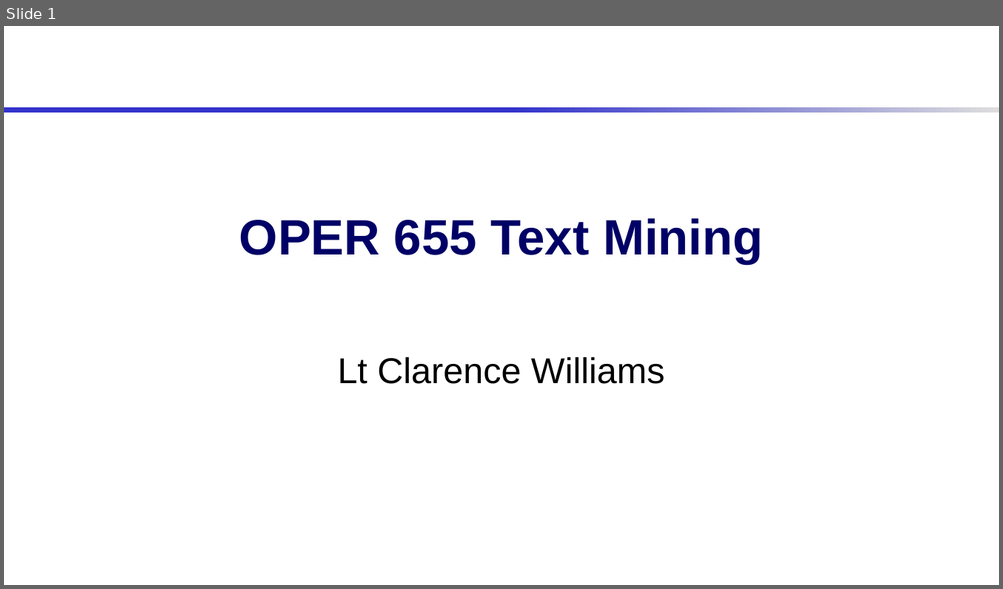
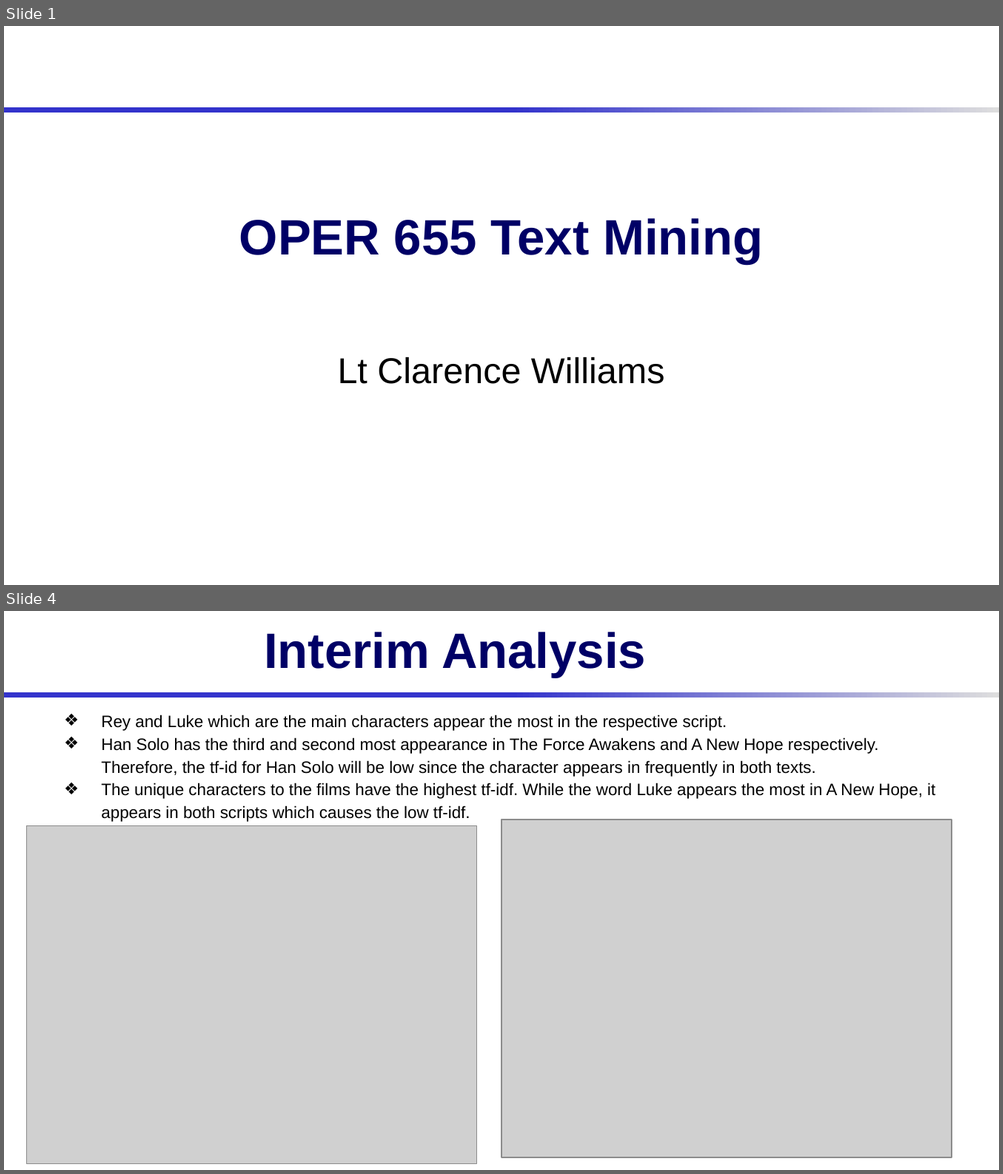
Before and after one commit to AFIT-R/oper655_fa2019, a slide deck: student_project_folders/oper655_fa2019_williams/IPR.pptx. Shown one above the other, each under a label of ours: slide 1 before the commit, slides 1 and 4 after it; the slides between them are not shown. The pictures are 1003x589 and 1003x1174 pixels, drawn with LibreOffice and Linux fonts; fonts in the diff are those of the drawing; grey boxes stand for pictures; background and template pictures are left out. Boxes give left, top, right and bottom in pixels: in the first picture for what was removed or moved away, otherwise in the second. Text is boxed around its words. In the diff, an @@ line names an element or a change of style, - is before the commit and + after.

Commit message:
fixed ipr

```diff
--- a/student_project_folders/oper655_fa2019_williams/IPR.pptx
+++ b/student_project_folders/oper655_fa2019_williams/IPR.pptx
@@ slide 4 added at (4, 611, 999, 1170), background #FFFFFF; not listed: 1 template element that a slide beside it also shows @@
@@ title added at (264, 632, 646, 677), 36 pt, text #000066, bold @@
+Interim Analysis
@@ text added at (101, 715, 935, 822), 12 pt, text #000000 @@
+❖ Rey and Luke which are the main characters appear the most in the respective script.
+❖ Han Solo has the third and second most appearance in The Force Awakens and A New Hope respectively. Therefore, the tf-id for Han Solo will be low since the character appears in frequently in both texts.
+❖ The unique characters to the films have the highest tf-idf. While the word Luke appears the most in A New Hope, it appears in both scripts which causes the low tf-idf.
@@ picture added at (27, 826, 478, 1164) @@
@@ picture added at (501, 820, 952, 1158) @@
```
Also in this commit, not shown: 1 slide changed, 2 other slides added, 5 slides removed.
